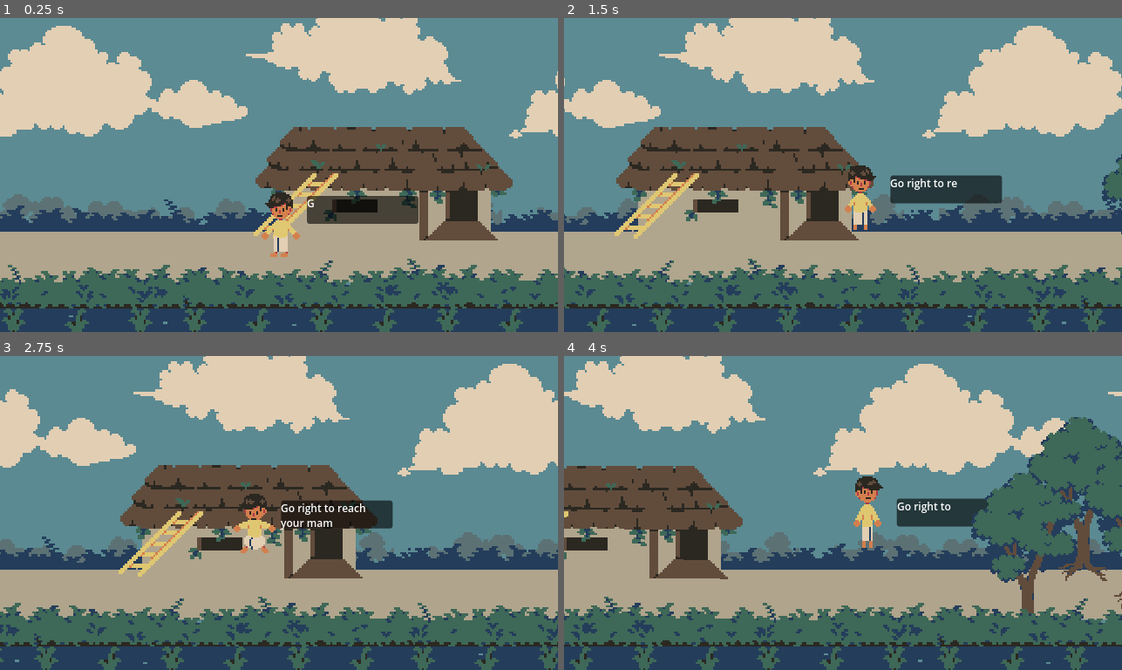
Above: before the commit, frames 1-4 (two rows, left to right).
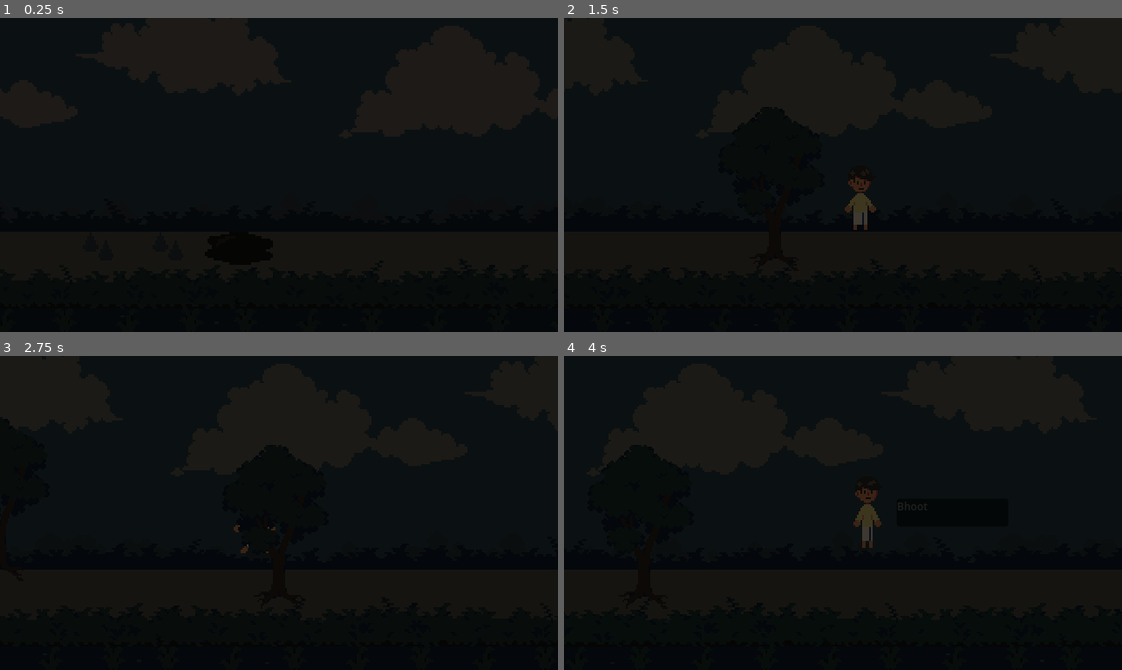
Above: after the commit, the same moments.

Repository: megaeonise/cst307_petni
Game: Godot game, scene res://scenes/test.tscn
Two runs of this game, one before a commit and one after it. Both use one fixed random seed, a clock stepped at 60 frames per second and the inputs below.
Inputs:
- Up to frame 1 (0.25 s): no input
- Up to frame 2 (1.5 s): hold Shift (dash) 0.53-1.28 s; hold D (move_right) from 0.53 s (still down); tap Space (jump) at 0.77, 0.8, 1.07, 1.35 s
- Up to frame 3 (2.75 s): tap Space (jump) at 1.52, 1.82, 2.3 s; tap Shift (dash) at 1.55 s; release D (move_right) at 2.03 s; hold A (move_left) from 2.03 s (still down); hold Shift (dash) from 2.03 s (still down)
- Up to frame 4 (4 s): release A (move_left) at 2.78 s; release Shift (dash) at 2.78 s; hold D (move_right) from 2.78 s (still down); tap F (mantra) at 2.85 s; tap Space (jump) at 3.02, 3.32, 3.77, 3.8 s; tap Shift (dash) at 3.05 s; hold Shift (dash) from 3.53 s (still down)

The runs differ from the first frame. In frame 1, 100% of the frame differs, in the area x 0-100%, y 0-100%; in frame 2, 100%; in frame 3, 100%; in frame 4, 100%.

Commit message:
feat(completion): :sparkles: Game is feature complete

Diff:
--- a/project.godot
+++ b/project.godot
@@ -10,10 +10,11 @@
 
 [application]
 
-config/name="petni"
+config/name="Mamar Barir Poth"
 run/main_scene="uid://dfh6duy1rhrxa"
 config/features=PackedStringArray("4.4", "Forward Plus")
-config/icon="res://icon.svg"
+config/icon="uid://b82loyjrjttyj"
+config/windows_native_icon="res://assets/tree rikth.ico"
 
 [display]
 
--- a/scenes/canvas_modulate.gd
+++ b/scenes/canvas_modulate.gd
@@ -2,6 +2,7 @@
 
 @onready var player = get_parent()
 @onready var flash: Timer = $FlashTimer
+@onready var thunder: AudioStreamPlayer2D = $Lightning
 var max_x = 0
 var max_x_divided = 0
 var rng = RandomNumberGenerator.new()
@@ -25,6 +26,7 @@
 	print("lignting 2")
 	set_color(Color(1-max_x_divided/1.2,1-max_x_divided/1.2,1-max_x_divided/1.2,1))
 	flash.stop()
+	thunder.stop()
 
 
 func _on_lightning_timer_timeout() -> void:
@@ -35,6 +37,7 @@
 				print("flash")
 				set_color(Color(7,7,7,1))
 				flash.start(1.2)
+				thunder.play()
 
 
 func _on_end_body_entered(body: Node2D) -> void:
--- a/scenes/end.gd
+++ b/scenes/end.gd
@@ -14,13 +14,11 @@
 
 # Called every frame. 'delta' is the elapsed time since the previous frame.
 func _process(delta: float) -> void:
-	print(current_alpha)
 	if current_alpha < 1:
 		current_alpha = black_box.get_modulate().a
 	if becoming_vis and current_alpha<1:
 		black_box.set_modulate(Color(1,1,1,current_alpha+0.5*delta))
 	if current_alpha>1 and current_alpha!=1.2:
-		print("hello")
 		current_alpha = 1.2
 		TextSpeed.start(0.1)
 
--- a/scenes/petni_text.gd
+++ b/scenes/petni_text.gd
@@ -2,7 +2,8 @@
 
 @export var chars = 0
 @onready var TextSpeed = get_node("../TextSpeed")
-@onready var TextVanish= get_node("../TextVanish")
+@onready var TextVanish = get_node("../TextVanish")
+@onready var Voice = get_node("../AudioStreamPlayer2D")
 @onready var panel = get_parent()
 @export var max_chars = 14
 @export var char_per_tick = 1
@@ -30,6 +31,7 @@
 
 func _on_petni_trigger_2_body_entered(body: Node2D) -> void:
 	speaking = true
+	Voice.play()
 
 
 
@@ -45,7 +47,9 @@
 	chars = 0
 	TextVanish.stop()
 	panel.set_visible(false)
+	Voice.stop()
 
 
 func _on_petni_trigger_3_body_entered(body: Node2D) -> void:
 	speaking = true
+	Voice.play()
--- a/scenes/player.tscn
+++ b/scenes/player.tscn
@@ -10,6 +10,11 @@
 [ext_resource type="SpriteFrames" uid="uid://c5oyy1smenx63" path="res://scenes/petni.tres" id="7_y4r1p"]
 [ext_resource type="Script" uid="uid://gqy83ws3hqig" path="res://scenes/player_dialogue.gd" id="8_smehm"]
 [ext_resource type="PackedScene" uid="uid://c1ff3vwpv2tmh" path="res://scenes/canvas_modulate.tscn" id="8_ur7pv"]
+[ext_resource type="AudioStream" uid="uid://b8dx6u4ii3ice" path="res://assets/321423__klankbeeld__deep-thunder-clap-02.wav" id="10_3v2ag"]
+[ext_resource type="AudioStream" uid="uid://c5fl0hcdnl5rx" path="res://assets/217186__bosk1__wind-at-door-howling-4.wav" id="11_d2wvv"]
+[ext_resource type="AudioStream" uid="uid://chslg5ltlt7wy" path="res://assets/151228__owlstorm__grassy-footstep-3.wav" id="13_jej6c"]
+[ext_resource type="AudioStream" uid="uid://ckf8qrtxd4we7" path="res://assets/run.wav" id="14_f1ej7"]
+[ext_resource type="AudioStream" uid="uid://uex2j08meqp" path="res://assets/151017__bubaproducer__laser-element-only-2.wav" id="14_oprun"]
 
 [sub_resource type="RectangleShape2D" id="RectangleShape2D_ig7tw"]
 size = Vector2(43.5, 72)
@@ -332,6 +337,9 @@
 
 [node name="LightningTimer" parent="Sanity" index="1"]
 wait_time = 2.0
+
+[node name="Lightning" type="AudioStreamPlayer2D" parent="Sanity"]
+stream = ExtResource("10_3v2ag")
 
 [node name="Panel" type="Panel" parent="."]
 self_modulate = Color(0, 0, 0, 1)
@@ -352,6 +360,20 @@
 [node name="TextSpeed" type="Timer" parent="Panel"]
 
 [node name="TextVanish" type="Timer" parent="Panel"]
+
+[node name="Wind" type="AudioStreamPlayer2D" parent="."]
+stream = ExtResource("11_d2wvv")
+volume_db = -20.0
+autoplay = true
+
+[node name="Jump" type="AudioStreamPlayer2D" parent="."]
+stream = ExtResource("13_jej6c")
+
+[node name="Run" type="AudioStreamPlayer2D" parent="."]
+stream = ExtResource("14_f1ej7")
+
+[node name="Death2" type="AudioStreamPlayer2D" parent="."]
+stream = ExtResource("14_oprun")
 
 [connection signal="timeout" from="Stamina" to="." method="_on_stamina_timeout"]
 [connection signal="timeout" from="CoyoteTimer" to="." method="_on_coyote_timer_timeout"]
--- a/scenes/test.tscn
+++ b/scenes/test.tscn
@@ -17,6 +17,7 @@
 [ext_resource type="Texture2D" uid="uid://cack1enimoew4" path="res://assets/small tree rikth.png" id="9_gm488"]
 [ext_resource type="Script" uid="uid://cp1kppj4oa1a6" path="res://scenes/petni_text.gd" id="9_yk7ts"]
 [ext_resource type="SpriteFrames" uid="uid://c5oyy1smenx63" path="res://scenes/petni.tres" id="14_xrtyr"]
+[ext_resource type="AudioStream" uid="uid://pdfshpryf5it" path="res://assets/petni.wav" id="17_n74k2"]
 [ext_resource type="Texture2D" uid="uid://bu6dv1cu8kqve" path="res://assets/foreground.png" id="18_kay4s"]
 [ext_resource type="Script" uid="uid://d1tg2q1r3qvym" path="res://scenes/end.gd" id="19_c6rvn"]
 [ext_resource type="Texture2D" uid="uid://d3ohmdfdhgv3j" path="res://assets/boc_rikt.png" id="20_n74k2"]
@@ -250,6 +251,9 @@
 
 [node name="TextVanish" type="Timer" parent="ParallaxBg/PetniBanyan/Panel"]
 
+[node name="AudioStreamPlayer2D" type="AudioStreamPlayer2D" parent="ParallaxBg/PetniBanyan/Panel"]
+stream = ExtResource("17_n74k2")
+
 [node name="Tutorial" type="Area2D" parent="ParallaxBg"]
 position = Vector2(2544, 64)
 
@@ -280,7 +284,7 @@
 texture = ExtResource("5_at5dv")
 
 [node name="Player" parent="ParallaxBg" instance=ExtResource("2_bl13t")]
-position = Vector2(0, 56)
+position = Vector2(79000, 56)
 
 [node name="CollisionShape2D" parent="ParallaxBg/Player" index="0"]
 metadata/_edit_lock_ = true
@@ -345,8 +349,15 @@
 offset_top = -56.0
 offset_right = 96.0
 offset_bottom = 64.0
+theme_override_font_sizes/normal_font_size = 8
+bbcode_enabled = true
 text = "Congratulations.
-You have reached your mama's home. "
+You have reached your mama's home.
+Sound Attributions:
+Wind at door howling 4.wav by Bosk1 -- https://freesound.org/s/217186/-- License: Attribution 4.0
+Deep thunder clap 02.wav by klankbeeld -- https://freesound.org/s/321423/ -- License: Attribution 4.0
+Grassy Footstep 3 by OwlStorm -- https://freesound.org/s/151228/ -- License: Creative Commons 0
+Laser Element Only 2 by bubaproducer -- https://freesound.org/s/151017/ -- License: Attribution 4.0"
 horizontal_alignment = 1
 vertical_alignment = 1
 
--- a/scripts/player.gd
+++ b/scripts/player.gd
@@ -16,6 +16,9 @@
 @onready var sanity_drain_timer: Timer = $SanityDrain
 @onready var petni: AnimatedSprite2D = $Petni
 @onready var current_position = Vector2.ZERO
+@onready var jump_sfx: AudioStreamPlayer2D = $Jump
+@onready var run_sfx: AudioStreamPlayer2D = $Run
+@onready var death_sfx: AudioStreamPlayer2D = $Death2
 @export var WALK_SPEED = 120.0
 @export var RUN_SPEED = 280.0
 var SPEED = WALK_SPEED
@@ -66,6 +69,7 @@
 			max_x = global_position.x
 			max_x_divided = max_x/100000
 			sanity_modulate.set_color(Color(1-max_x_divided/2,1-max_x_divided/2,1-max_x_divided/2,1))
+			animated_sprite.set_self_modulate(Color(1+max_x_divided*1.5,1+max_x_divided*1.5,1+max_x_divided*1.5,1))
 	if !respawning:
 		if not is_on_floor():
 			if coyote:
@@ -142,9 +146,13 @@
 				jump_charging = false
 				animated_sprite.play("jump")
 				is_jumping = true
+				jump_sfx.play()
 
 		# Movement
 		if control and Input.is_action_pressed("dash") and !is_running and stamina>=0 and direction!=0 and is_on_floor():
+			if !run_sfx.is_playing():
+				print("running")
+				run_sfx.play()
 			SPEED = RUN_SPEED
 			is_running = true
 			stamina -= 150*delta
@@ -152,6 +160,8 @@
 			if animated_sprite.get_animation()!="running" or animated_sprite.get_animation()!="landing" or (animated_sprite.get_animation()=="landing" and animated_sprite.get_frame()==3):
 				animated_sprite.play("running")
 		elif control and Input.is_action_pressed("dash") and is_running and stamina>=0 and direction!=0 and is_on_floor():
+			if !run_sfx.is_playing():
+				run_sfx.play()
 			SPEED = RUN_SPEED
 			stamina -= 100*delta
 			stamina_timer.set_paused(true)
@@ -191,6 +201,7 @@
 					respawn_timer.start(1)
 			elif collision.get_collider().name=="SPIKE":
 				if !respawning:
+					death_sfx.play()
 					respawning = true
 					sanity -= 20
 					p_light.set_enabled(true)
@@ -213,6 +224,7 @@
 		p_light.set_texture_scale(0.1)
 		p_light.set_energy(1)
 		p_light.set_enabled(false)
+
 	elif respawning:
 		p_light.set_texture_scale(p_light_scale+0.1)
 		p_light.set_energy(p_light_energy+0.02)
@@ -241,12 +253,12 @@
 		if !respawning:
 			respawning = true
 			p_light.set_enabled(true)
+			death_sfx.play()
 			respawn_timer.start(1)
 
 
 func _on_petni_trigger_2_body_entered(body: Node2D) -> void:
 	control = false
-	sanity -= 60
 	print(sanity)
 	freeze_timer.start(2)
 	tp_forward = true
@@ -256,6 +268,7 @@
 
 func _on_freeze_timeout() -> void:
 	control = true
+	death_sfx.play()
 	if !respawning:
 		respawning = true
 		p_light.set_enabled(true)
@@ -266,7 +279,6 @@
 func _on_petni_trigger_3_body_entered(body: Node2D) -> void:
 	control = false
 	tp_forward = true
-	sanity -= 60
 	print(sanity)
 	freeze_timer.start(2)
 	sanity_drain_timer.start(0.5)
@@ -319,7 +331,7 @@
 
 
 func _on_sanity_drain_timeout() -> void:
-	sanity -= 2
+	sanity -= 1
 
 
 func _on_end_body_entered(body: Node2D) -> void:
Not shown, added: assets/151017__bubaproducer__laser-element-only-2.wav.import
Not shown, added: assets/151228__owlstorm__grassy-footstep-3.wav.import
Not shown, added: assets/217186__bosk1__wind-at-door-howling-4.wav.import
Not shown, added: assets/321423__klankbeeld__deep-thunder-clap-02.wav.import
Not shown, added: assets/petni.wav.import
Not shown, added: assets/run.wav.import
Binary file added: assets/tree rikth.ico
Not shown, added: export_presets.cfg
Not shown: 1 places in scenes/player.tscn that only renumber resources
Not shown: 1 places in scenes/test.tscn that only renumber resources
Not shown, added: assets/151017__bubaproducer__laser-element-only-2.wav
Not shown, added: assets/151228__owlstorm__grassy-footstep-3.wav
(and 4 more such lines)
